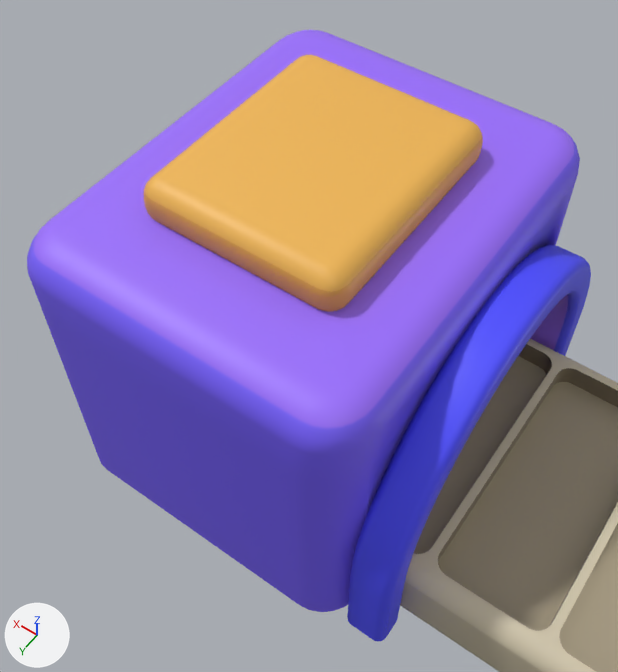
Renders of the FBX model LegoDash/Assets/_ART/Assets/FBX/Slot.fbx from each side of a commit.
The view is the same before and after, from a 50 mm camera at (7.46, 4.14, 7.48) aimed at (10.19, 0.32, 1.48). Every picture has the same lights, and +X, +Y and +Z are marked at lower left. Where no turn or scale is listed for an object, it has been applied to the vertices.

Names of what the first picture shows: 'Slot1', 'Slot2.001'.
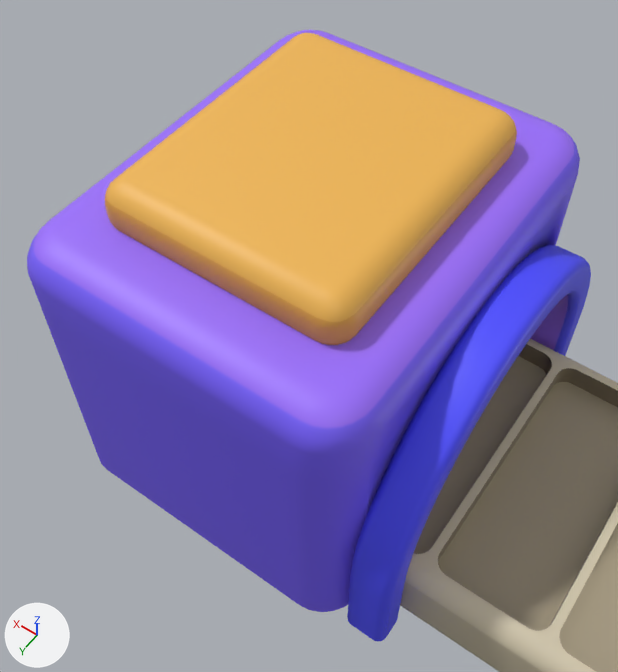
Where the change shows, as pixel boxes (x1, y1, x2, y2) in the pictures (618 x 672 px; the box of a moved part takes in the faces that stretch with it):
part 1 of me_cube_039, moved or reshaped: before (144, 55, 483, 312); after (105, 33, 517, 345)

Patch to the scene script:
```diff
--- a/LegoDash/Assets/_ART/Assets/FBX/Slot.fbx.py
+++ b/LegoDash/Assets/_ART/Assets/FBX/Slot.fbx.py
@@ me_cube_039 @@
 me_cube_039.from_pydata(...)  # 1276 vertices, 1237 faces; spans x 8.39..11.87, y -1.9..1.9, z -0.01..3.29
 # used by ob_slot1; location = (0.0, 0.0, 0.0)
+# me_cube_039 part 1: the loose piece of 384 vertices spanning x 9.43..11.23, y -1.08..1.08, z 2.89..3.29 is scaled about its middle by 1.21
 me_cube_039.materials.append(mat_atlas)
```
